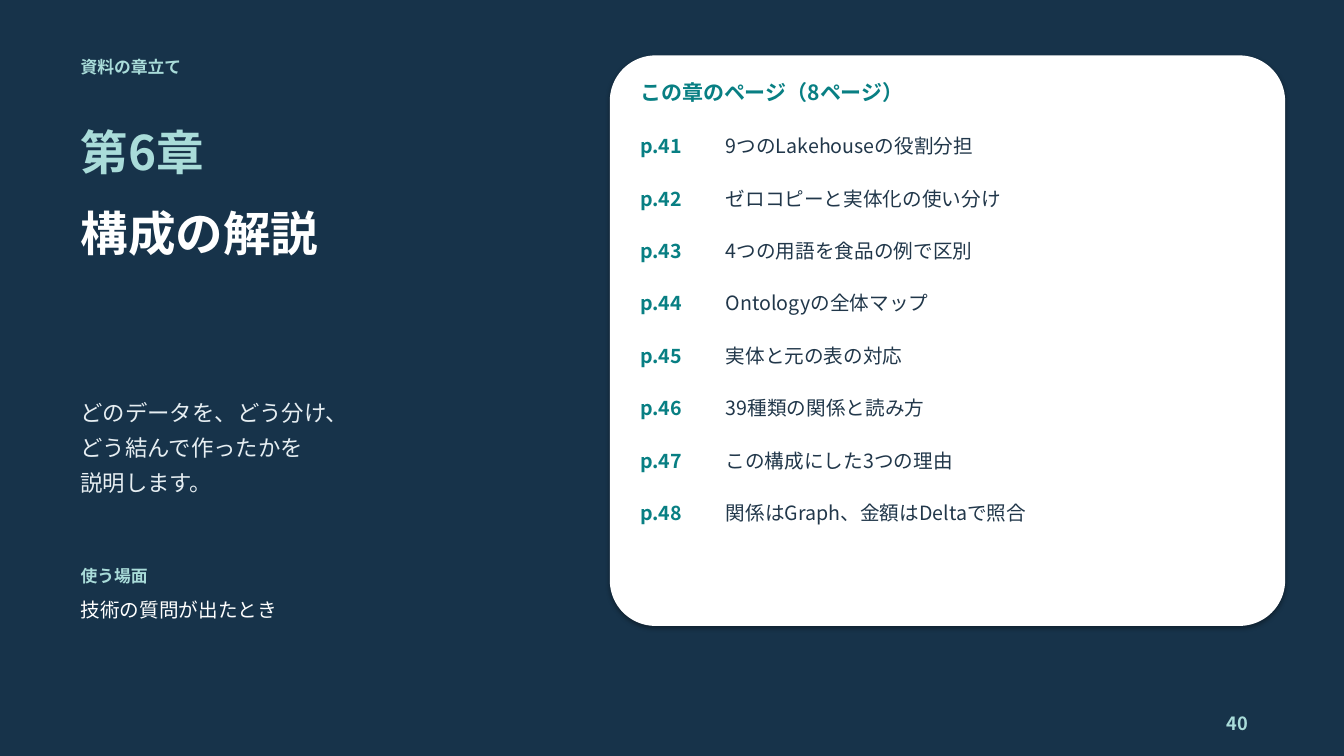
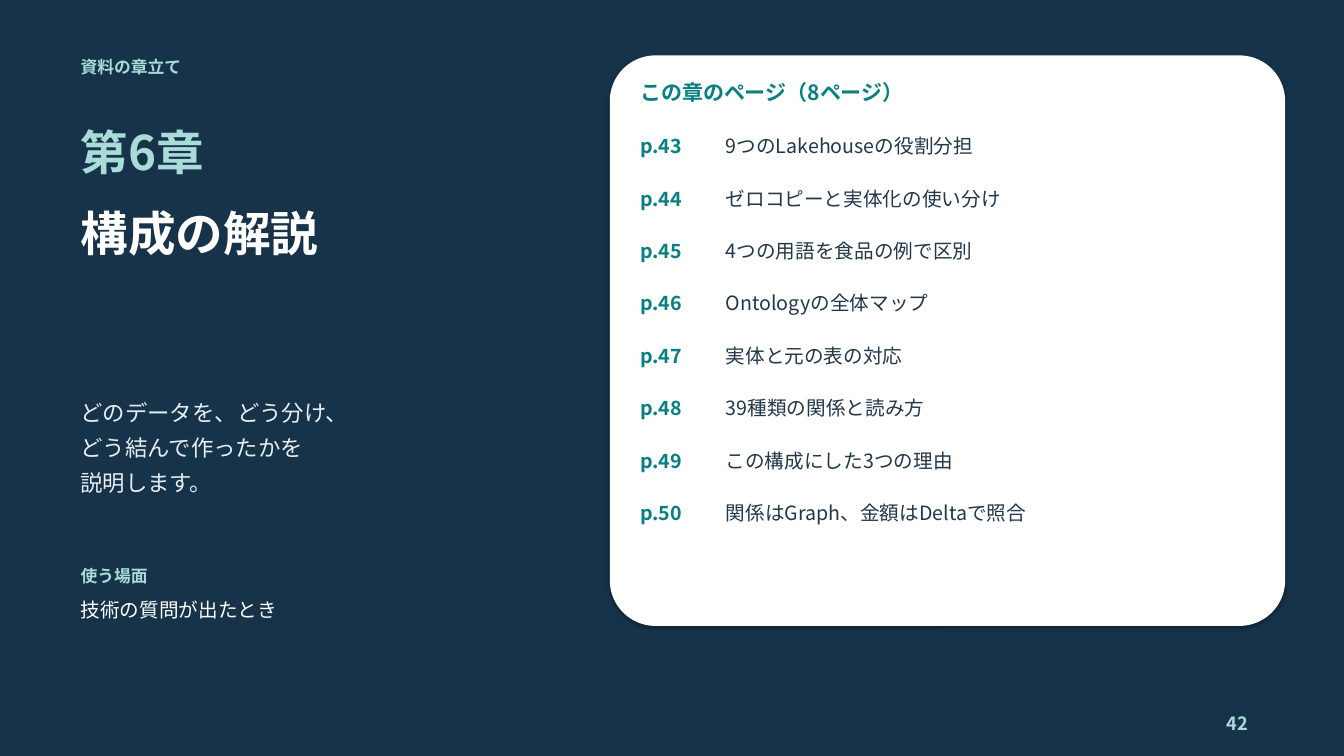
Before and after one commit to c-nova/FabricOntology_Trading, a slide deck: slide 42 of decks/TradingOntology_Demo_Presenter_Guide_JA.pptx (slide 40 before the commit). Drawn at 1344x756 pixels with LibreOffice and Linux fonts; fonts in the diff are those of the drawing. Boxes give left, top, right and bottom in pixels: in the first picture for what was removed or moved away, otherwise in the second. Text is boxed around its words. In the diff, an @@ line names an element or a change of style, - is before the commit and + after.

```diff
--- a/decks/TradingOntology_Demo_Presenter_Guide_JA.pptx
+++ b/decks/TradingOntology_Demo_Presenter_Guide_JA.pptx
@@ text at (640,138,682,158): text changed @@
-p.41
+p.43
@@ text at (640,192,682,211): text changed @@
-p.42
+p.44
@@ text at (640,244,682,263): text changed @@
-p.43
+p.45
@@ text at (640,295,682,315): text changed @@
-p.44
+p.46
@@ text at (640,349,682,368): text changed @@
-p.45
+p.47
@@ text at (640,400,682,420): text changed @@
-p.46
+p.48
@@ text at (640,453,682,473): text changed @@
-p.47
+p.49
@@ text at (640,505,682,525): text changed @@
-p.48
+p.50
@@ text at (1227,716,1248,730): text changed @@
-40
+42
```
Also in this commit, not shown: 52 other slides changed, 2 slides added, 4 other files.
